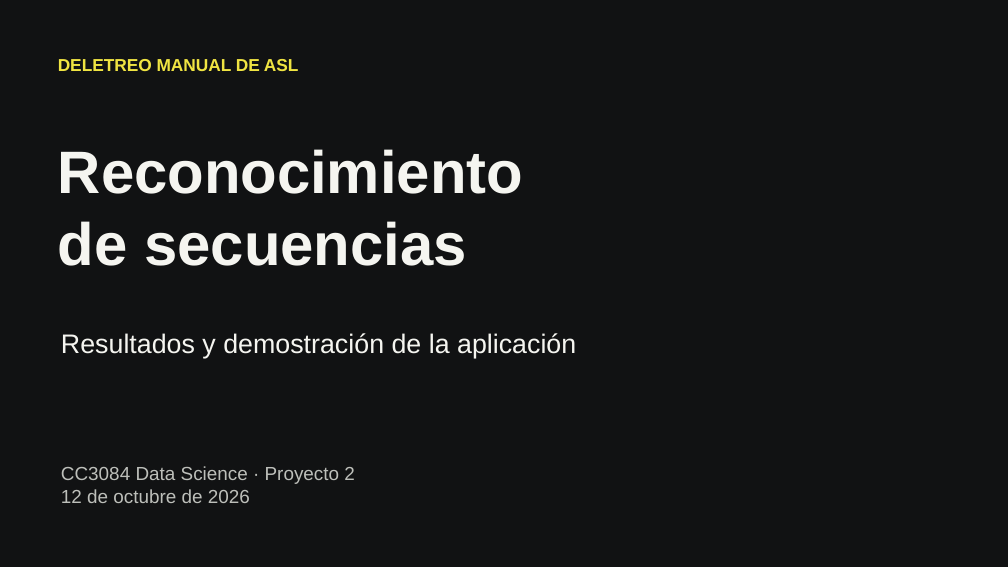
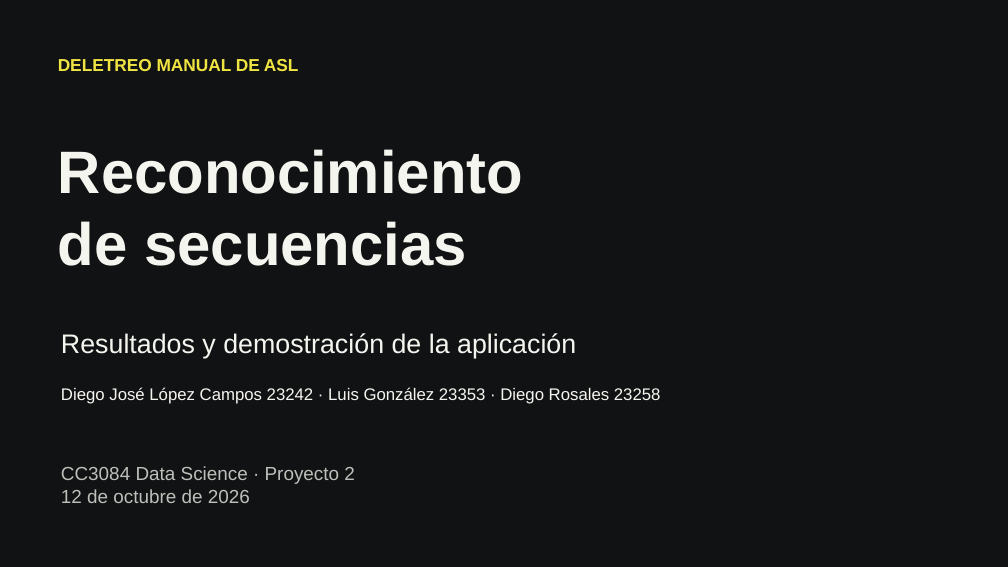
Before and after one commit to jcdiegolopez/DS-PR02, a slide deck: slide 1 of reports/presentacion/ASL_resultados.pptx. Drawn at 1008x567 pixels with LibreOffice and Linux fonts; fonts in the diff are those of the drawing. Boxes give left, top, right and bottom in pixels: in the first picture for what was removed or moved away, otherwise in the second. Text is boxed around its words. In the diff, an @@ line names an element or a change of style, - is before the commit and + after.

```diff
--- a/reports/presentacion/ASL_resultados.pptx
+++ b/reports/presentacion/ASL_resultados.pptx
@@ text added at box(61, 387, 661, 404), 16 pt, text #F5F5F0 @@
+Diego José López Campos 23242 · Luis González 23353 · Diego Rosales 23258
```
Also in this commit, not shown: 10 other slides changed, 4 slides added, 1 other file.
